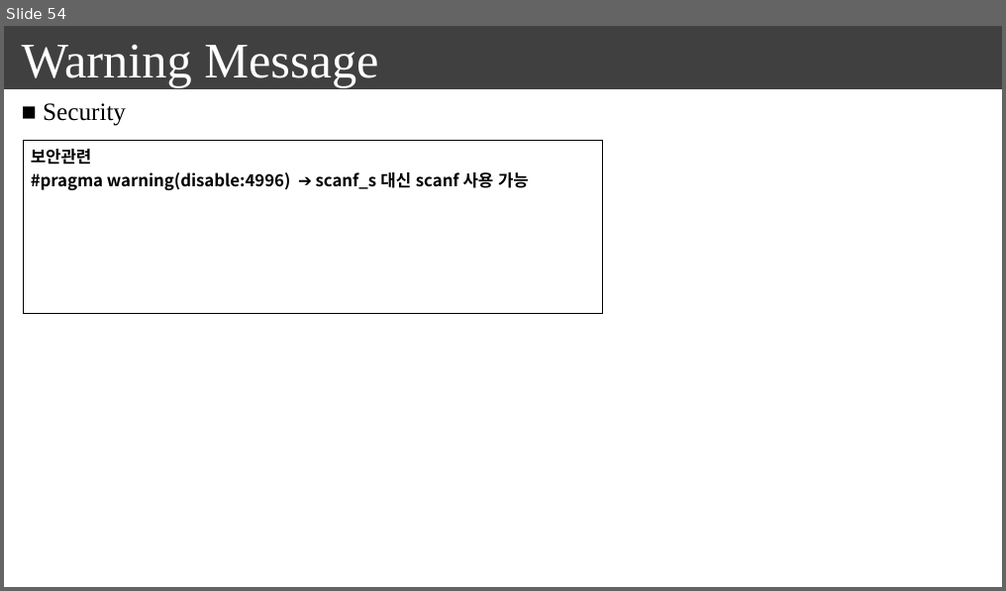
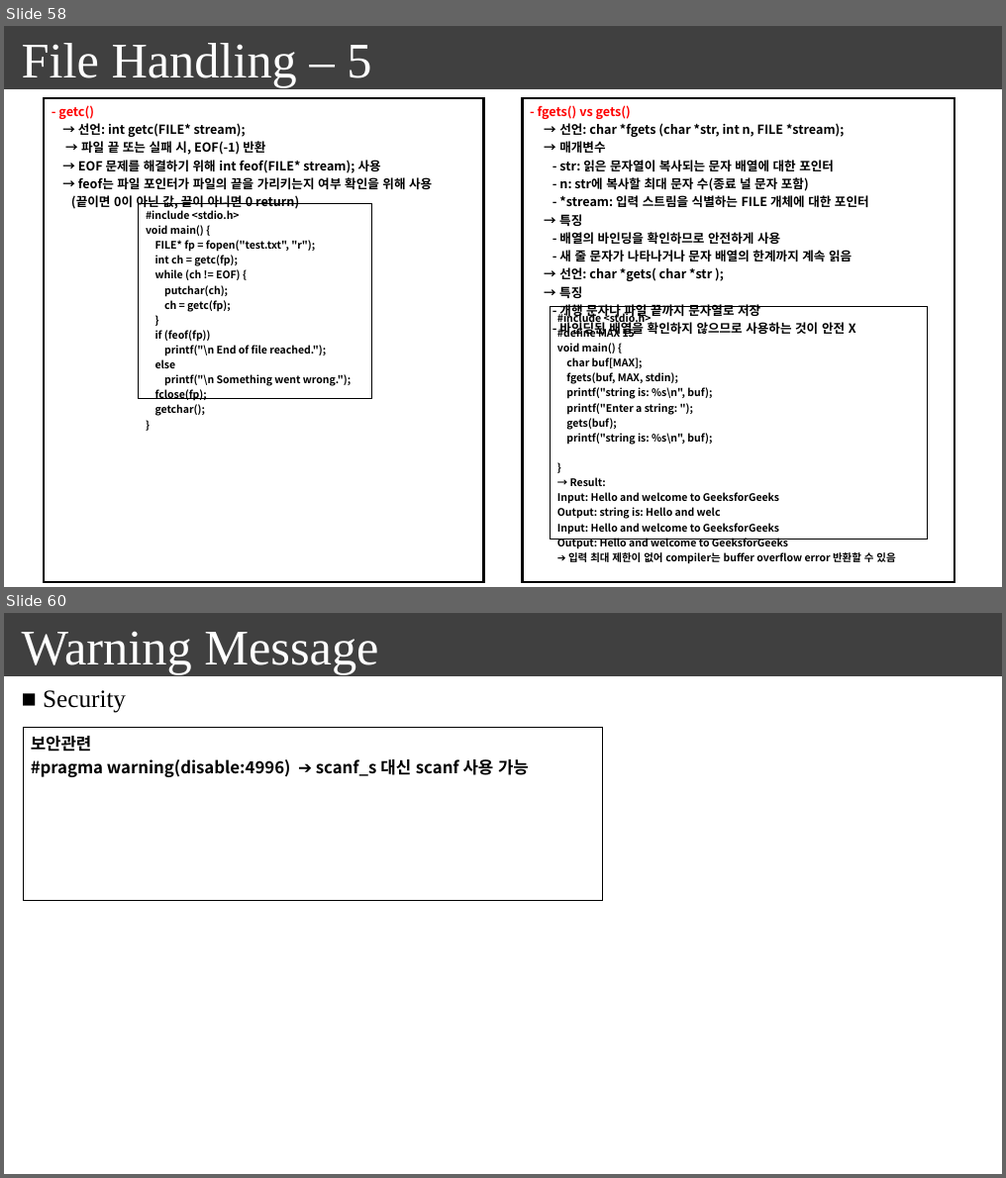
Before and after one commit to seonghokim/Study, a slide deck: everything in c.pptx. Shown one above the other, each under a label of ours: slide 54 before the commit, slides 58 and 60 after it; the slides between them are not shown. The pictures are 1006x591 and 1006x1178 pixels, drawn with LibreOffice and Linux fonts; fonts in the diff are those of the drawing. Boxes give left, top, right and bottom in pixels: in the first picture for what was removed or moved away, otherwise in the second. Text is boxed around its words. In the diff, an @@ line names an element or a change of style, - is before the commit and + after.

```diff
--- a/everything in c.pptx
+++ b/everything in c.pptx
@@ slide 58 added at (x1=4, y1=26, x2=1002, y2=587), background #FFFFFF; not listed: 1 template element that a slide beside it also shows @@
@@ text added at (x1=22, y1=43, x2=371, y2=87), 48 pt, text #FFFFFF @@
+File Handling – 5
@@ table added at (x1=44, y1=98, x2=483, y2=583), 1 rows, 1 columns @@
+- getc() / → 선언: int getc(FILE* stream); / → 파일 끝 또는 실패 시, EOF(-1) 반환 / → EOF 문제를 해결하기 위해 int feof(FILE* stream); 사용 / → feof는 파일 포인터가 파일의 끝을 가리키는지 여부 확인을 위해 사용 / (끝이면 0이 아닌 값, 끝이 아니면 0 return)
@@ table added at (x1=522, y1=98, x2=954, y2=583), 1 rows, 1 columns @@
+- fgets() vs gets() / → 선언: char *fgets (char *str, int n, FILE *stream); / → 매개변수 / - str: 읽은 문자열이 복사되는 문자 배열에 대한 포인터 / - n: str에 복사할 최대 문자 수(종료 널 문자 포함) / - *stream: 입력 스트림을 식별하는 FILE 개체에 대한 포인터 / → 특징 / - 배열의 바인딩을 확인하므로 안전하게 사용 / - 새 줄 문자가 나타나거나 문자 배열의 한계까지 계속 읽음 / → 선언: char *gets( char *str ); / → 특징 / - 개행 문자나 파일 끝까지 문자열로 저장 / - 바인딩된 배열을 확인하지 않으므로 사용하는 것이 안전 X
@@ table added at (x1=138, y1=204, x2=371, y2=420), 1 rows, 1 columns @@
+#include <stdio.h> / void main() { / FILE* fp = fopen("test.txt", "r"); / int ch = getc(fp); / while (ch != EOF) { / putchar(ch); / ch = getc(fp); / } / if (feof(fp)) / printf("\n End of file reached."); / else / printf("\n Something went wrong."); / fclose(fp); / getchar(); / }
@@ table added at (x1=549, y1=307, x2=927, y2=569), 1 rows, 1 columns @@
+#include <stdio.h> / #define MAX 15 / void main() { / char buf[MAX]; / fgets(buf, MAX, stdin); / printf("string is: %s\n", buf); / printf("Enter a string: "); / gets(buf); / printf("string is: %s\n", buf); / } / → Result: / Input: Hello and welcome to GeeksforGeeks / Output: string is: Hello and welc / Input: Hello and welcome to GeeksforGeeks / Output: Hello and welcome to GeeksforGeeks / ➔ 입력 최대 제한이 없어 compiler는 buffer overflow error 반환할 수 있음
@@ what was slide 54 is now slide 60 @@
```
Also in this commit, not shown: 2 slides changed, 5 other slides added.
